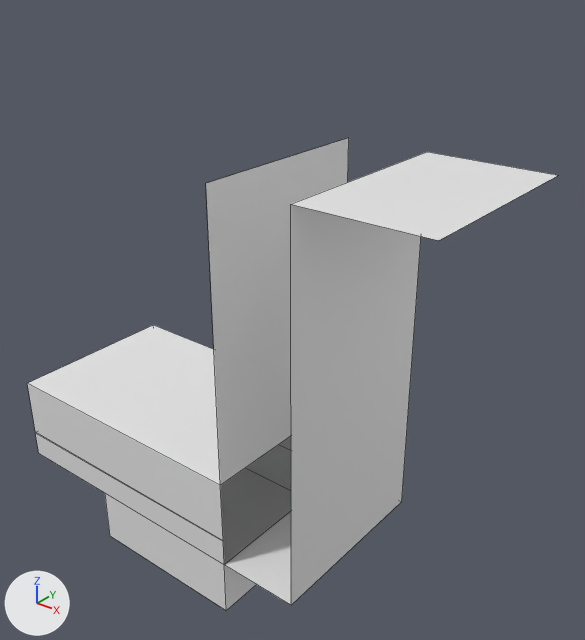
Renders of the Blender file Assets/Models/Environment/Rooms/MARL_2_room.blend from each side of a commit.
The view is the same before and after, from a camera (50 mm lens) standing at (61.2, -44.3, 46.9) and looking at (23.8, 2.5, 17.9). Arrows for +X, +Y and +Z are at lower left; the lights stay in place. Mesh edges are drawn as thin lines.

Names of what the first picture shows: 'Lights', 'Walls'.
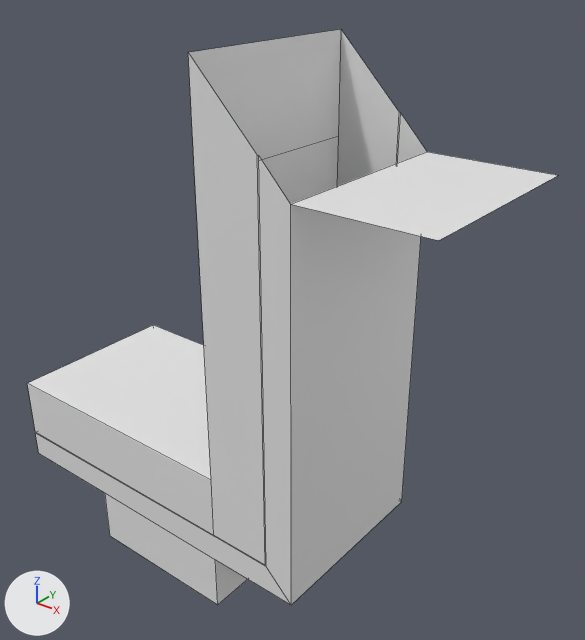
Changed parts and their boxes [x1, y1, x2, y2] in the pictures (585 x 640 px):
```json
{"object": "Walls", "change": "reshaped", "before": [27, 138, 558, 610], "after": [27, 29, 558, 605], "on screen": "22% taller"}
{"object": "Lights", "change": "reshaped", "before": [35, 432, 223, 541], "after": [35, 112, 401, 566]}
{"part": 2, "of": "me_plane", "change": "built on", "before": [185, 138, 349, 610], "after": [185, 29, 427, 605]}
```

Edits to the scene script, one JSON object a line:
```json
{"block": "me_plane_001", "where": "me_plane_001.from_pydata(...)  # 12 vertices, 4 faces; spans x 0.0..25.0, y -8.0..8.0, z 2.5"}
{"block": "me_plane_001", "where": "# used by ob_lights; location = (0.0, 0.0, 0.0)"}
{"block": "me_plane_001", "where": "# verts and faces of me_plane_001; kept vertices keep their numbers, new ones are numbered from 12"}
{"block": "me_plane_001", "where": "# before: 8 (25.0, 8.0, 2.5), 9 (25.0, 8.0, 2.5), 10 (25.0, -8.0, 2.5) at pixel (223, 541), 11 (25.0, -8.0, 2.5) at pixel (223, 540)"}
{"block": "me_plane_001", "change": "me_plane_001 part 1"}
{"op": "add", "block": "me_plane_001", "code": "for i in [*range(8, 12)]: verts[i] += (-1.0, 0.0, 0.0)"}
{"op": "add", "block": "me_plane_001", "code": "verts[12] = (24.0, 8.0, 2.5)"}
{"op": "add", "block": "me_plane_001", "code": "verts[13] = (24.0, 8.0, 2.5)"}
{"op": "add", "block": "me_plane_001", "code": "verts[14] = (24.0, -8.0, 2.5)  # pixel (214, 536)"}
{"op": "add", "block": "me_plane_001", "code": "verts[15] = (24.0, -8.0, 2.5)  # pixel (213, 535)"}
{"op": "add", "block": "me_plane_001", "code": "for new, old in zip([*range(16, 20)], [*range(12, 16)]): verts[new] = verts[old] + (5.5, 0.0, 0.0)"}
{"op": "add", "block": "me_plane_001", "code": "verts[20] = (29.5, 8.0, 2.5)"}
{"op": "add", "block": "me_plane_001", "code": "verts[21] = (29.5, 8.0, 34.5)  # pixel (400, 112)"}
{"op": "add", "block": "me_plane_001", "code": "verts[22] = (29.5, 8.0, 34.5)  # pixel (399, 112)"}
{"op": "add", "block": "me_plane_001", "code": "verts[23] = (29.5, -8.0, 2.5)  # pixel (266, 565)"}
{"op": "add", "block": "me_plane_001", "code": "verts[24] = (29.5, -8.0, 34.5)  # pixel (257, 155)"}
{"op": "add", "block": "me_plane_001", "code": "verts[25] = (29.5, -8.0, 34.5)  # pixel (258, 155)"}
{"op": "add", "block": "me_plane_001", "code": "faces += [(19, 24, 25, 23), (14, 15, 19, 23, 18), (12, 16, 20, 17, 13), (17, 20, 21, 22)]"}
{"block": "me_plane", "where": "# used by ob_walls; location = (0.0, 0.0, 0.0)"}
{"op": "remove", "block": "me_plane", "code": "me_plane.from_pydata(...)  # 40 vertices, 18 faces; spans x 0.0..42.0, y -8.0..8.0, z -5.0..32.0"}
{"op": "add", "block": "me_plane", "code": "me_plane.from_pydata(...)  # 54 vertices, 23 faces; spans x 0.0..42.0, y -8.0..8.0, z -5.0..40.0"}
{"block": "me_plane", "change": "me_plane part 2"}
{"block": "me_plane", "change": "2 faces are deleted"}
{"block": "me_plane", "change": "12 vertices in x 25.0, y -8.0..8.0, z -5.0..32.0 move by (-1.0, 0.0, 0.0)"}
{"block": "me_plane", "change": "14 vertices are added at x 24.0..29.5, y -8.0..8.0, z 2.5..40.0"}
{"block": "me_plane", "change": "7 new faces join them"}
```
